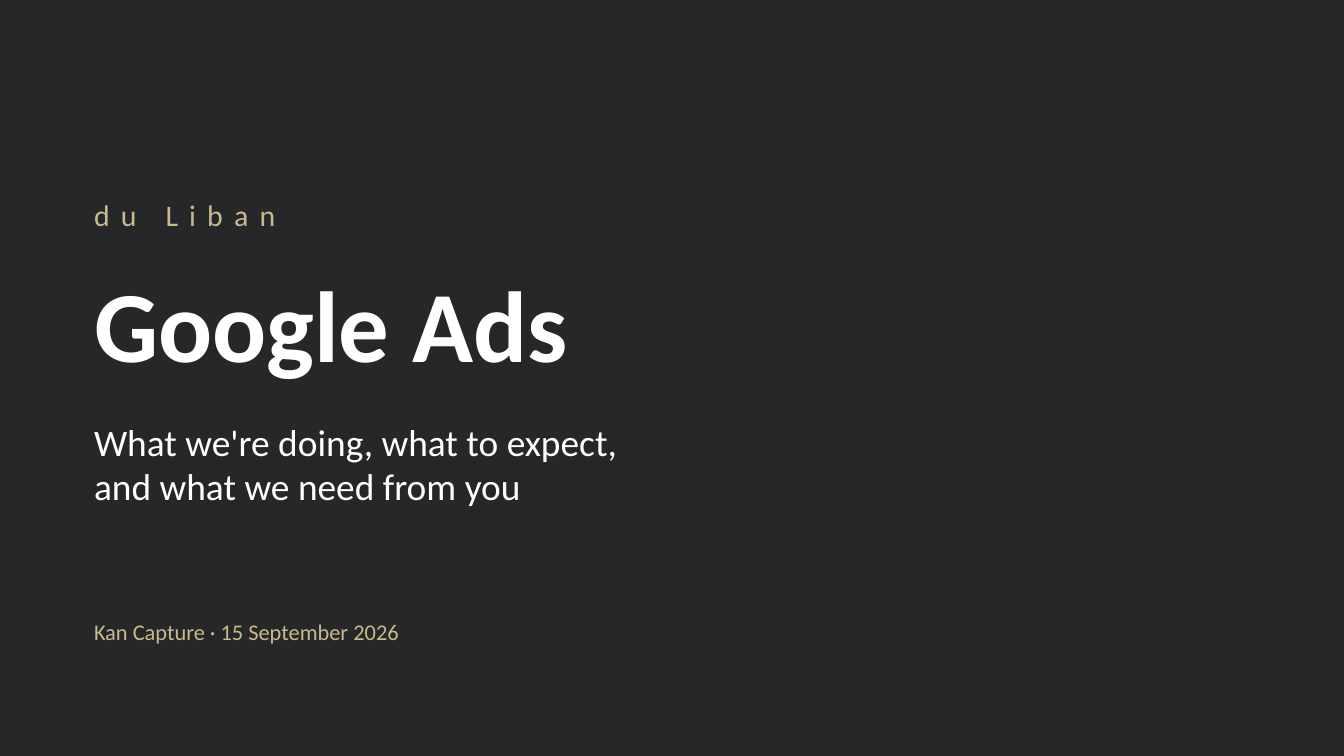
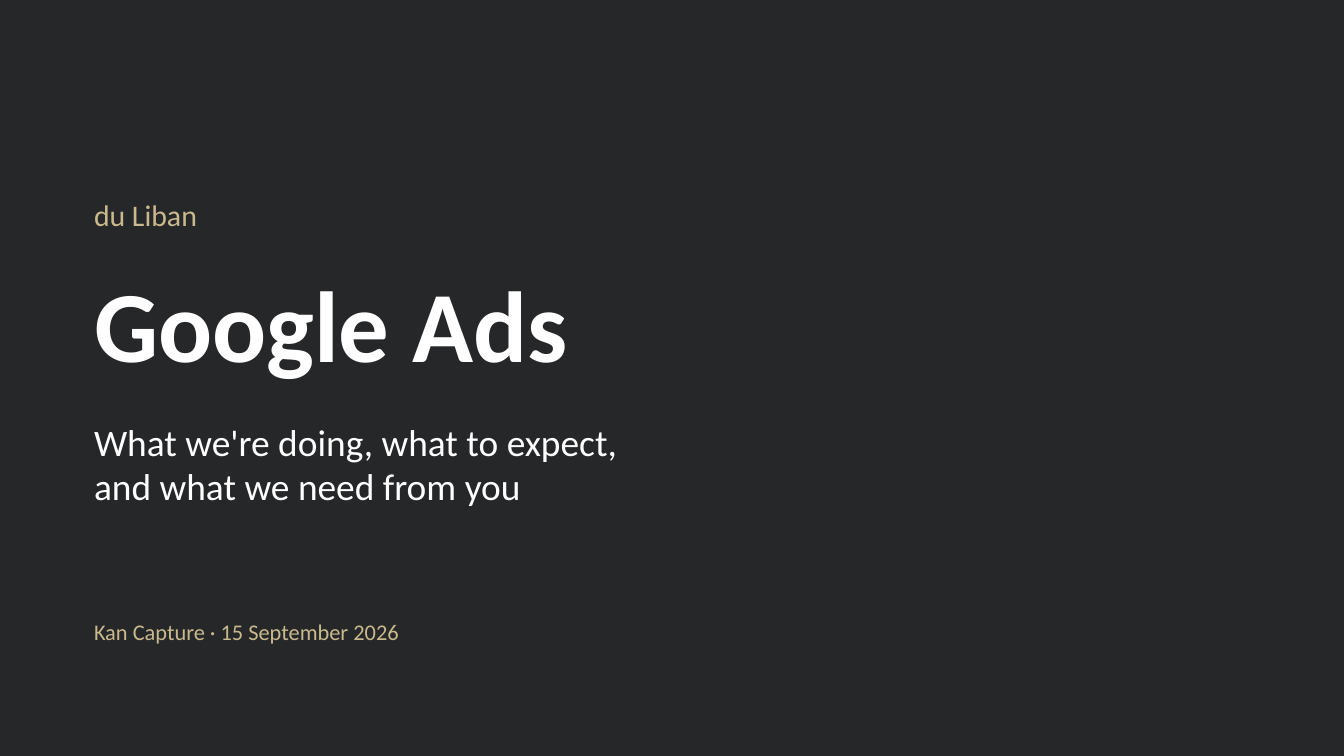
Before and after one commit to gonzalolopezkan-spec/duliban, a slide deck: slide 1 of SEM-PRESENTACION-PRIYA.pptx. Drawn at 1344x756 pixels with LibreOffice and Linux fonts; fonts in the diff are those of the drawing. Boxes give left, top, right and bottom in pixels: in the first picture for what was removed or moved away, otherwise in the second. Text is boxed around its words. In the diff, an @@ line names an element or a change of style, - is before the commit and + after.

```diff
--- a/SEM-PRESENTACION-PRIYA.pptx
+++ b/SEM-PRESENTACION-PRIYA.pptx
@@ text "du Liban" at <box>94,205,197,226</box>: letter spacing 6 to 0 pt @@
```
Also in this commit, not shown: 1 other slide changed.
